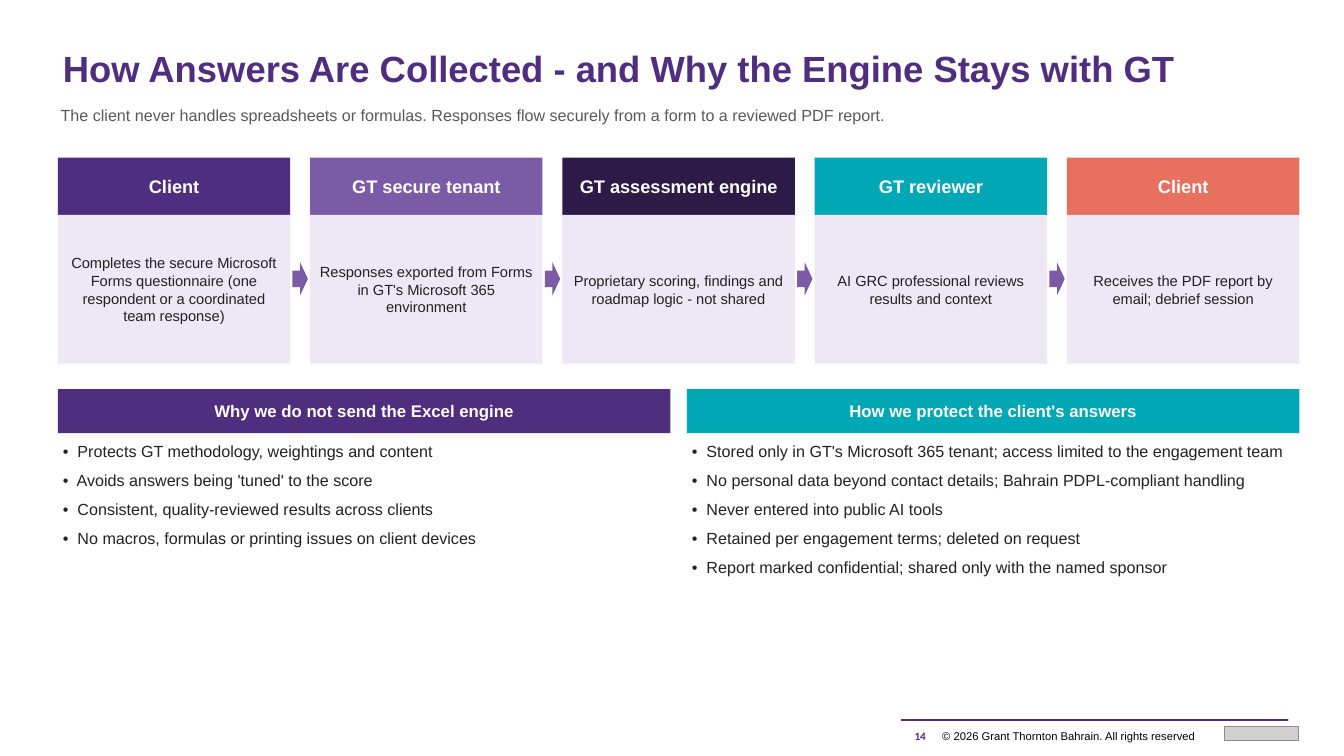
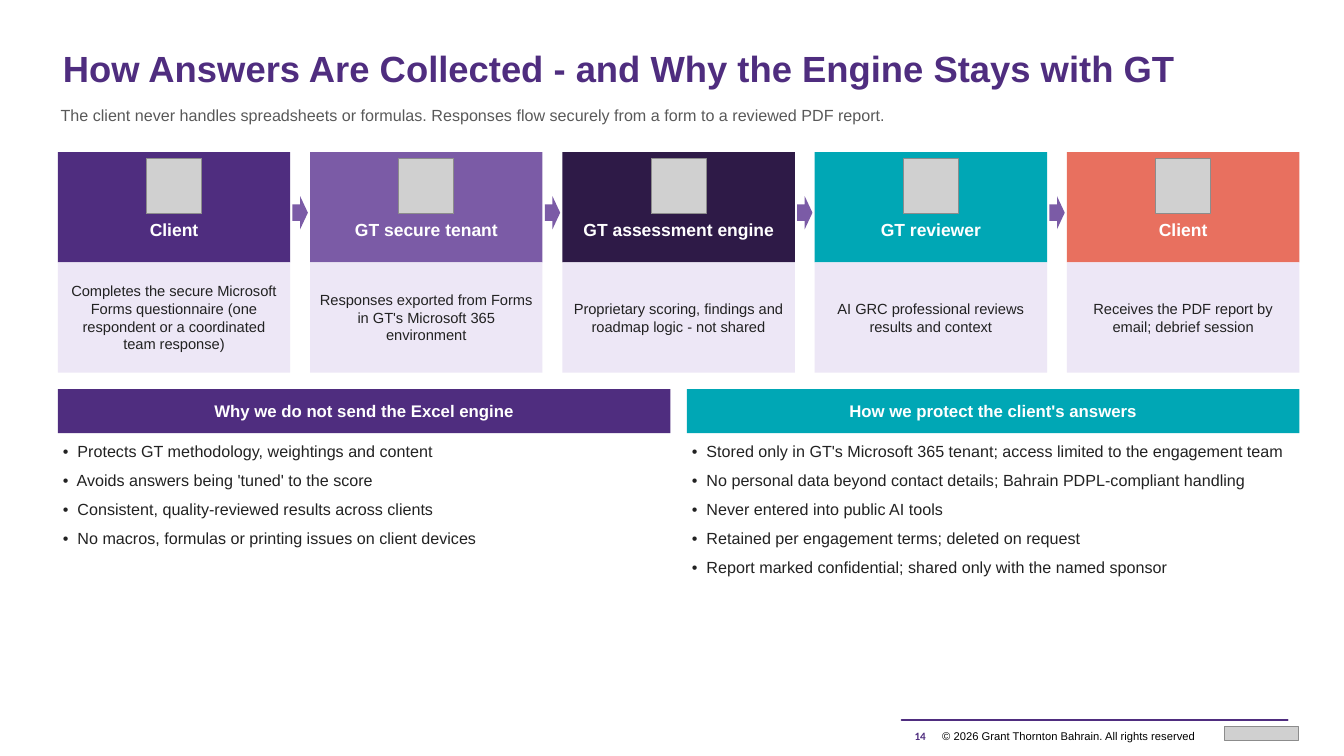
Before and after one commit to mahekdevangtrivedi-wq/GT-AI-Service-Line, a slide deck: slide 14 of 01_AI_Governance_Risk_Compliance/1.3_AI_Readiness_Assessment_Tool/GT_AI_Readiness_Assessment_Proposal.pptx. Drawn at 1344x756 pixels with LibreOffice and Linux fonts; fonts in the diff are those of the drawing; grey boxes stand for pictures. Boxes give left, top, right and bottom in pixels: in the first picture for what was removed or moved away, otherwise in the second. Text is boxed around its words. In the diff, an @@ line names an element or a change of style, - is before the commit and + after.

```diff
--- a/01_AI_Governance_Risk_Compliance/1.3_AI_Readiness_Assessment_Tool/GT_AI_Readiness_Assessment_Proposal.pptx
+++ b/01_AI_Governance_Risk_Compliance/1.3_AI_Readiness_Assessment_Tool/GT_AI_Readiness_Assessment_Proposal.pptx
@@ rectangle added at [57, 152, 290, 262], fill #4F2D7F @@
@@ picture added at [146, 158, 202, 214] @@
@@ rectangle added at [311, 152, 543, 262], fill #7B5BA6 @@
@@ picture added at [399, 158, 455, 214] @@
@@ rectangle added at [563, 152, 796, 262], fill #2E1A47 @@
@@ picture added at [651, 158, 707, 214] @@
@@ rectangle added at [815, 152, 1048, 262], fill #00A7B5 @@
@@ picture added at [903, 158, 959, 214] @@
@@ rectangle added at [1067, 152, 1300, 262], fill #E8705F @@
@@ picture added at [1155, 158, 1211, 214] @@
@@ 4 right arrows: place and size @@
-4 right arrows at [292, 262, 1065, 295]
+4 right arrows at [292, 197, 1065, 230]
@@ text "Client": place and size @@
-text "Client" at [57, 157, 290, 215]
+text "Client" at [150, 223, 199, 236]
@@ text "Client" at [150, 223, 199, 236]: size 13 to 12.5 pt; more space between paragraphs; vertical alignment middle to top; fill #4F2D7F to none @@
@@ text "GT secure tenant": place and size @@
-text "GT secure tenant" at [311, 157, 543, 215]
+text "GT secure tenant" at [355, 224, 497, 236]
@@ text "GT secure tenant" at [355, 224, 497, 236]: size 13 to 12.5 pt; more space between paragraphs; vertical alignment middle to top; fill #7B5BA6 to none @@
@@ text "GT assessment engine": place and size @@
-text "GT assessment engine" at [563, 157, 796, 215]
+text "GT assessment engine" at [583, 223, 774, 240]
@@ text "GT assessment engine" at [583, 223, 774, 240]: size 13 to 12.5 pt; more space between paragraphs; vertical alignment middle to top; fill #2E1A47 to none @@
@@ text "GT reviewer": place and size @@
-text "GT reviewer" at [815, 157, 1048, 215]
+text "GT reviewer" at [881, 223, 981, 236]
@@ text "GT reviewer" at [881, 223, 981, 236]: size 13 to 12.5 pt; more space between paragraphs; vertical alignment middle to top; fill #00A7B5 to none @@
@@ text "Client": place and size @@
-text "Client" at [1067, 157, 1300, 215]
+text "Client" at [1159, 223, 1208, 236]
@@ text "Client" at [1159, 223, 1208, 236]: size 13 to 12.5 pt; more space between paragraphs; vertical alignment middle to top; fill #E8705F to none @@
@@ rectangle "Completes the secure Microsoft Forms ...": place and size @@
-rectangle "Completes the secure Microsoft Forms ..." at [57, 215, 290, 364]
+rectangle "Completes the secure Microsoft Forms ..." at [57, 262, 290, 372]
@@ rectangle "Responses exported from Forms in ...": place and size @@
-rectangle "Responses exported from Forms in ..." at [311, 215, 543, 364]
+rectangle "Responses exported from Forms in ..." at [311, 262, 543, 372]
@@ rectangle "Proprietary scoring, findings and roadmap ...": place and size @@
-rectangle "Proprietary scoring, findings and roadmap ..." at [563, 215, 796, 364]
+rectangle "Proprietary scoring, findings and roadmap ..." at [563, 262, 796, 372]
@@ rectangle "AI GRC professional reviews results ...": place and size @@
-rectangle "AI GRC professional reviews results ..." at [815, 215, 1048, 364]
+rectangle "AI GRC professional reviews results ..." at [815, 262, 1048, 372]
@@ rectangle "Receives the PDF report by ...": place and size @@
-rectangle "Receives the PDF report by ..." at [1067, 215, 1300, 364]
+rectangle "Receives the PDF report by ..." at [1067, 262, 1300, 372]
```
Also in this commit, not shown: 13 other slides changed, 33 other files.
